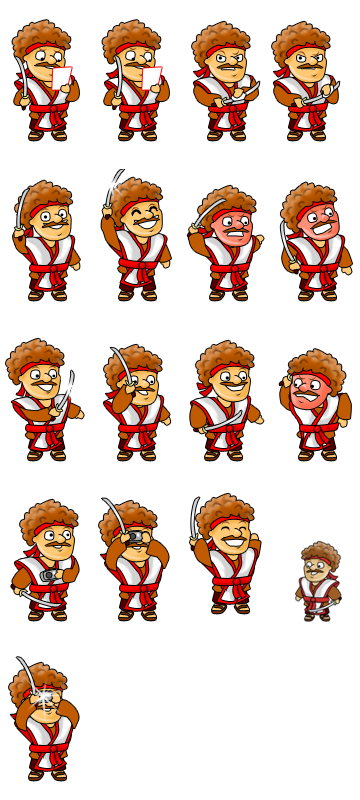
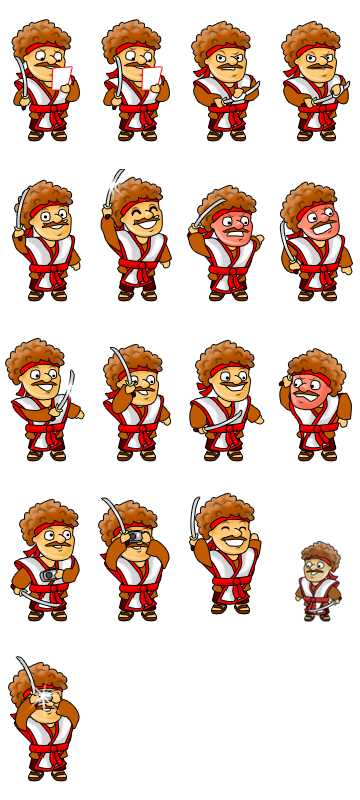
Layers edited between the first and the second 360px x 800px image:
painted on "Слой 11" over [204, 20, 351, 295]
